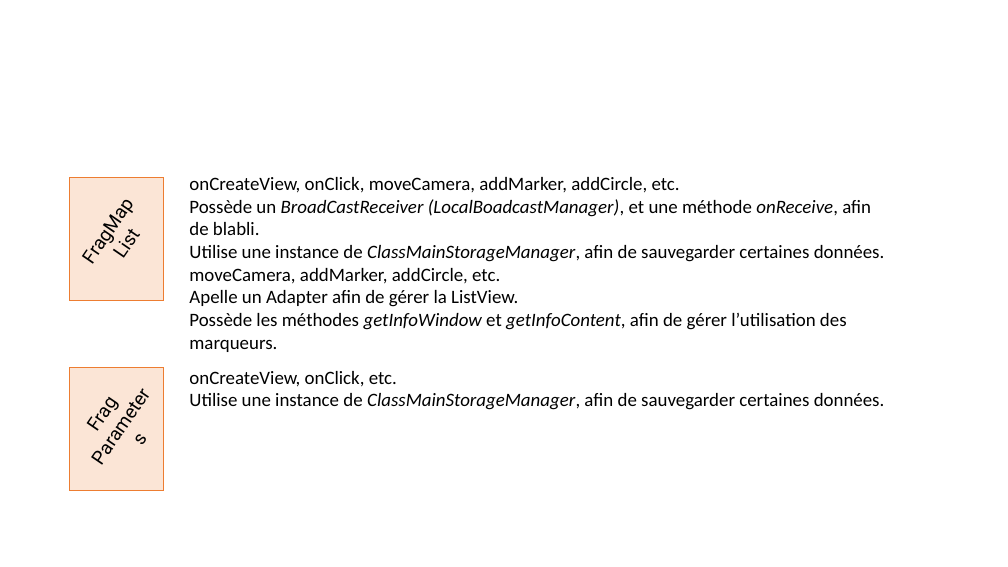
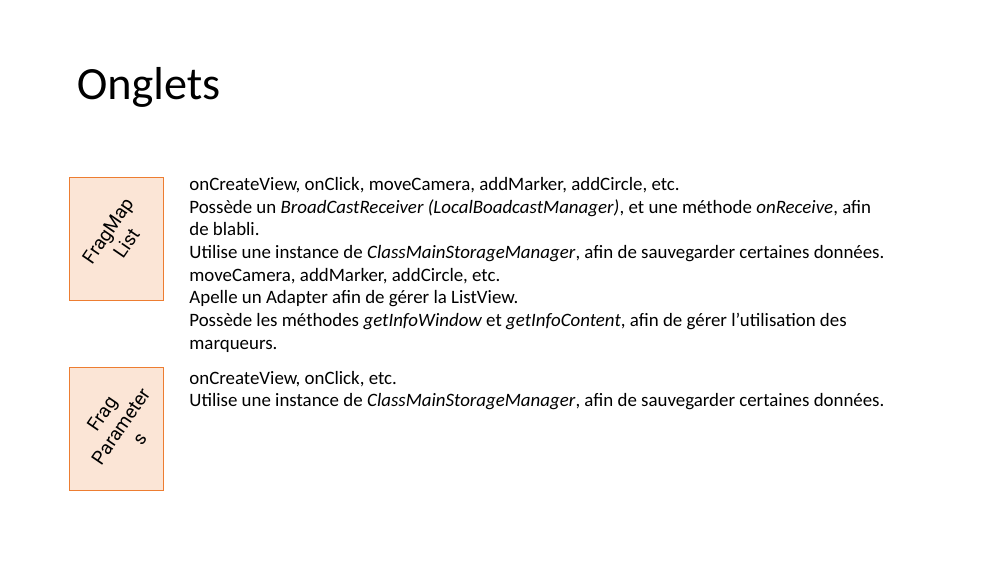
Before and after one commit to hellgheast/AndroidCityResto, a slide deck: slide 15 of CityResto.pptx. Drawn at 1008x567 pixels with LibreOffice and Linux fonts; fonts in the diff are those of the drawing. Boxes give left, top, right and bottom in pixels: in the first picture for what was removed or moved away, otherwise in the second. Text is boxed around its words. In the diff, an @@ line names an element or a change of style, - is before the commit and + after.

```diff
--- a/CityResto.pptx
+++ b/CityResto.pptx
@@ title added at (77,67,220,107), 44 pt, text #000000 @@
+Onglets
```
Also in this commit, not shown: 6 other slides changed, 3 slides added, 2 slides removed.
